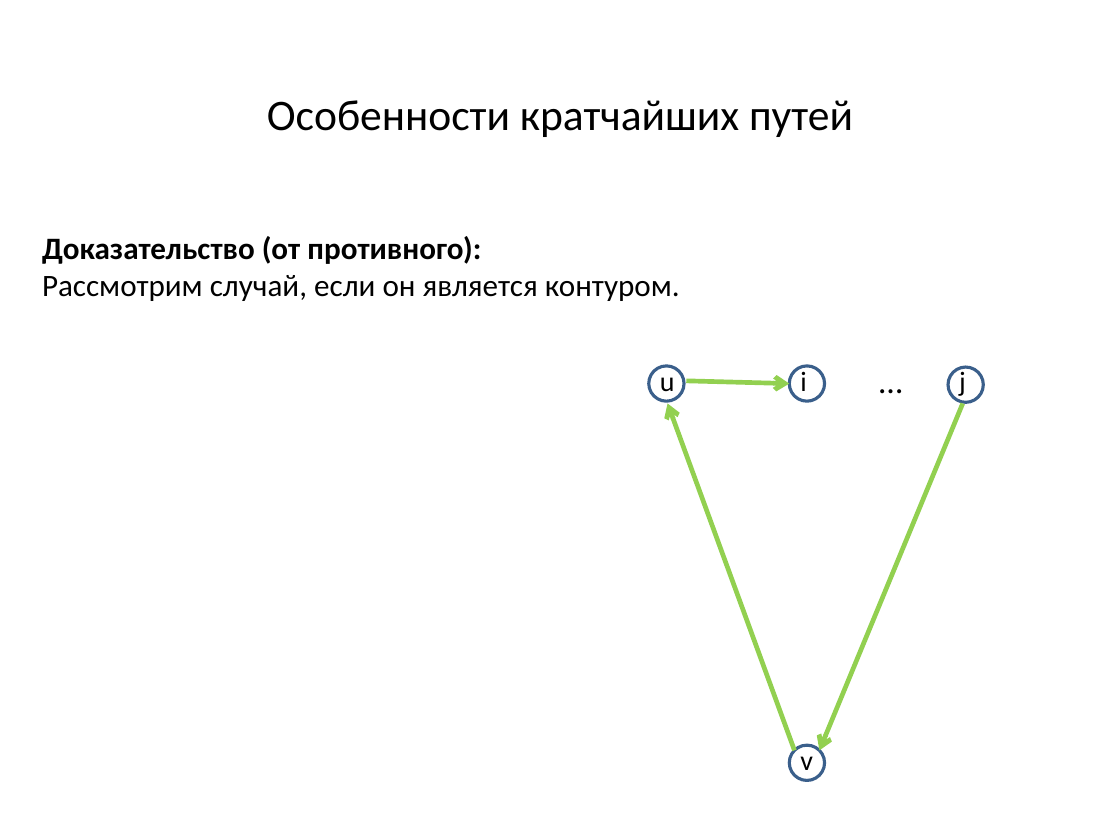
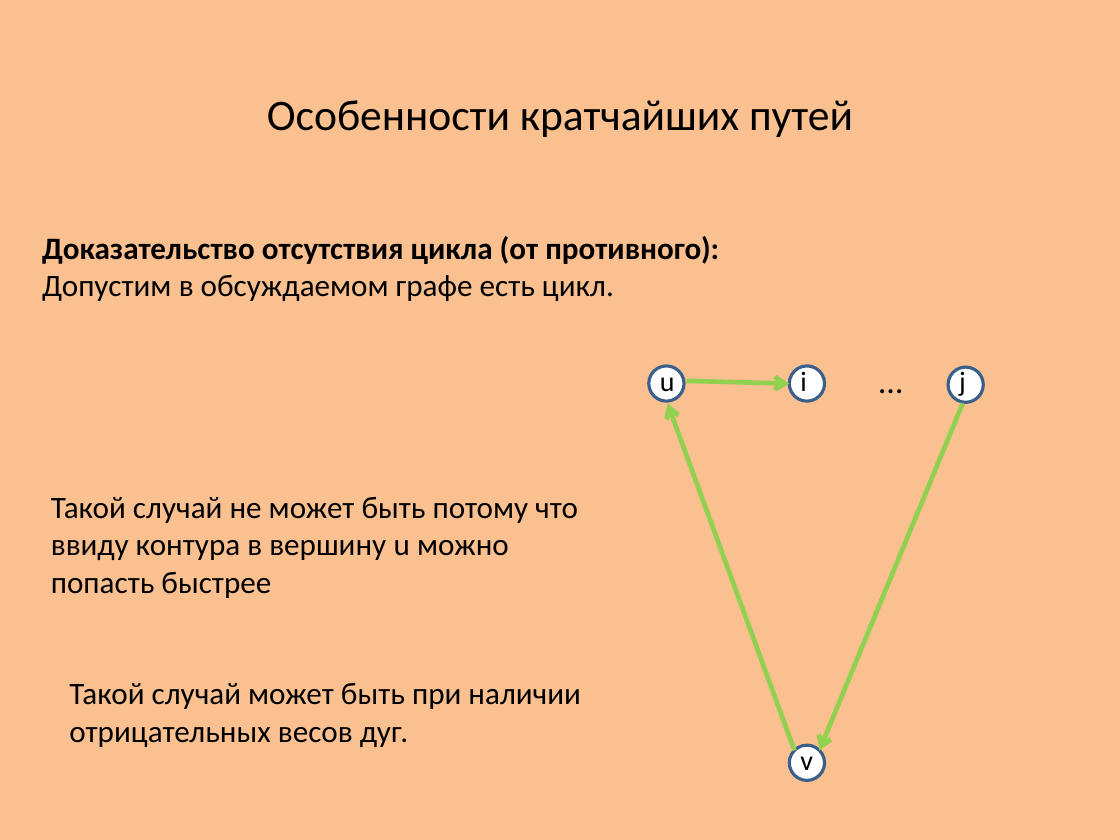
Before and after one commit to SteinbergOB/ANG, a slide deck: slide 37 of Презентации/Лекция 3.pptx (slide 13 before the commit). Drawn at 1120x840 pixels with LibreOffice and Linux fonts; fonts in the diff are those of the drawing. Boxes give left, top, right and bottom in pixels: in the first picture for what was removed or moved away, otherwise in the second. Text is boxed around its words. In the diff, an @@ line names an element or a change of style, - is before the commit and + after.

```diff
--- a/Презентации/Лекция 3.pptx
+++ b/Презентации/Лекция 3.pptx
@@ background #FFFFFF to #FAC090 @@
@@ text at [42, 236, 719, 301]: text changed; bold on @@
-Доказательство (от противного):
-Рассмотрим случай, если он является контуром.
+Доказательство отсутствия цикла (от противного):
+Допустим в обсуждаемом графе есть цикл.
@@ text added at [51, 497, 578, 598], 20 pt, text #000000 @@
+Такой случай не может быть потому что ввиду контура в вершину u можно попасть быстрее
@@ text added at [69, 683, 580, 747], 20 pt, text #000000 @@
+Такой случай может быть при наличии отрицательных весов дуг.
```
Also in this commit, not shown: 35 other slides changed, 14 slides added, 5 slides removed, 2 other files.
